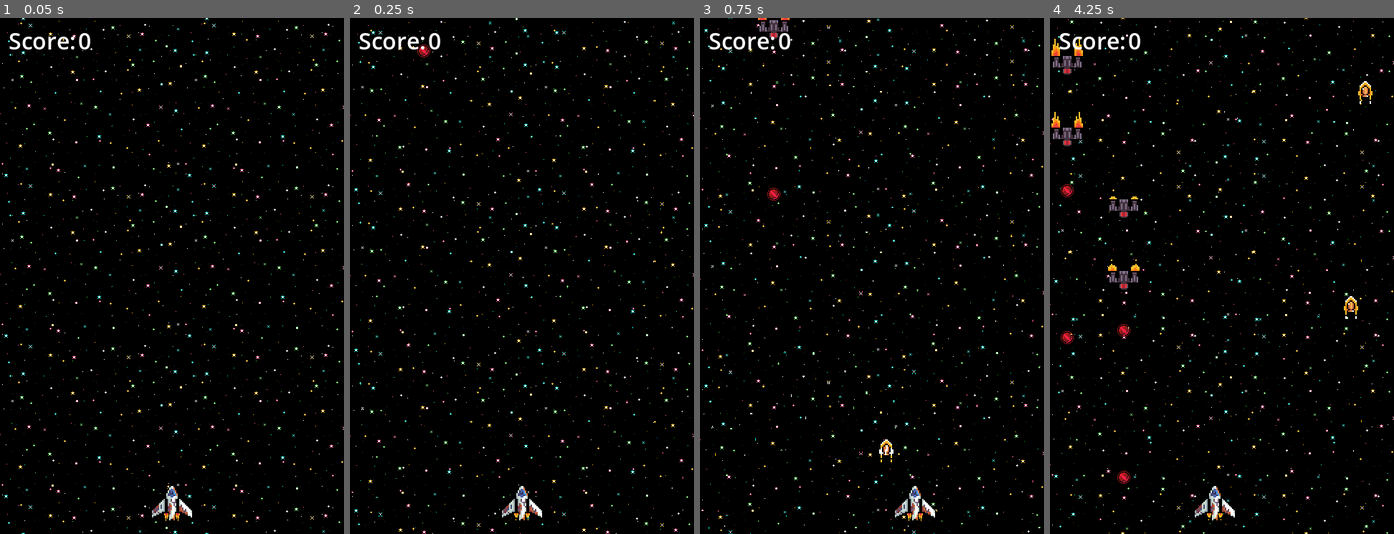
Above: before the commit, frames 1-4 (left to right).
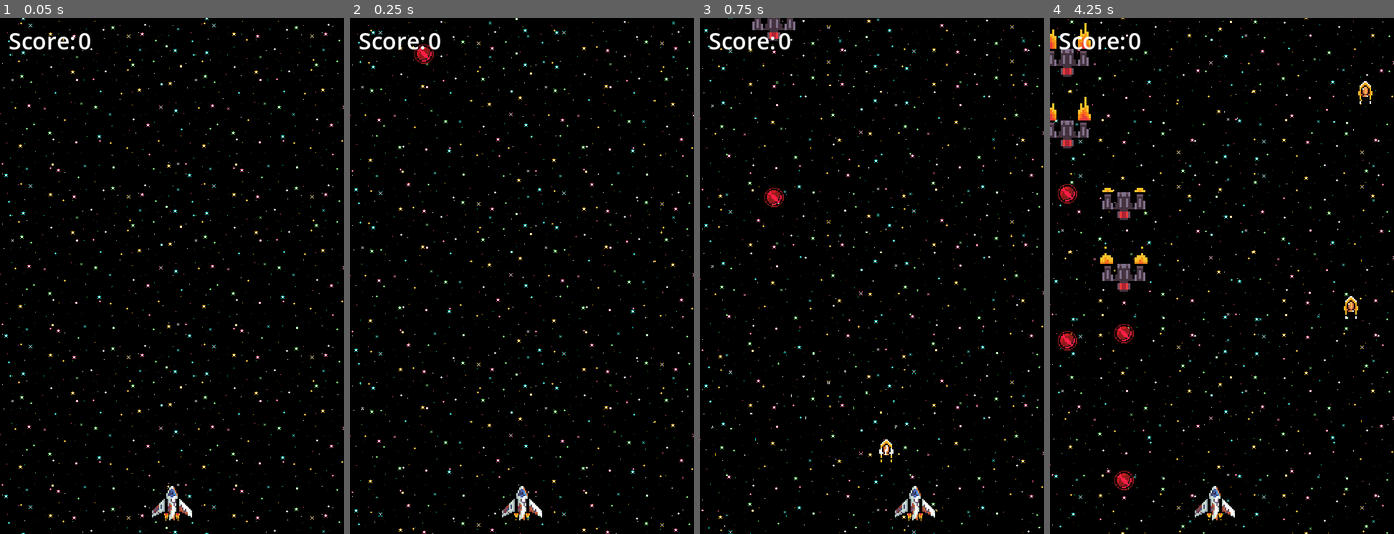
Above: after the commit, the same moments.

Repository: John992/Tiroteio-Espacial
Game: Godot game, scene res://Cenas/nivel.tscn
The game is run twice, just before and just after one commit, with the same random seed, the same clock (stepped at 60 frames per second) and the same inputs.
Inputs:
- Up to frame 1 (0.05 s): no input
- Up to frame 2 (0.25 s): no input
- Up to frame 3 (0.75 s): hold Right (MoverDireita) from 0.53 s (still down); tap Space (Disparo) at 0.6 s
- Up to frame 4 (4.25 s): release Right (MoverDireita) at 1.28 s; hold Left (MoverEsquerda) 1.28-2.03 s; tap Space (Disparo) every 0.75 s from 1.35 to 3.6 s; hold Right (MoverDireita) 2.03-3.53 s; hold Left (MoverEsquerda) from 3.53 s (still down)

Frame 1 is identical in both runs. In frame 2, 0.1% of the frame differs, in the area x 18-25%, y 5-9%; in frame 3, 0.4%; in frame 4, 2.4%, in the area x 0-29%, y 0-92%.

Commit message:
Alterações

Diff:
--- a/Cenas/nivel.tscn
+++ b/Cenas/nivel.tscn
@@ -18,21 +18,27 @@
 
 [node name="Marker2D" type="Marker2D" parent="Surgimento"]
 position = Vector2(24, -50)
+scale = Vector2(1.5, 1.5)
 
 [node name="Marker2D2" type="Marker2D" parent="Surgimento"]
 position = Vector2(103, -50)
+scale = Vector2(1.5, 1.5)
 
 [node name="Marker2D3" type="Marker2D" parent="Surgimento"]
 position = Vector2(177, -50)
+scale = Vector2(1.5, 1.5)
 
 [node name="Marker2D4" type="Marker2D" parent="Surgimento"]
 position = Vector2(254, -50)
+scale = Vector2(1.5, 1.5)
 
 [node name="Marker2D5" type="Marker2D" parent="Surgimento"]
 position = Vector2(347, -50)
+scale = Vector2(1.5, 1.5)
 
 [node name="Marker2D6" type="Marker2D" parent="Surgimento"]
 position = Vector2(426, -50)
+scale = Vector2(1.5, 1.5)
 
 [node name="Inimigos" type="Node2D" parent="."]
 
